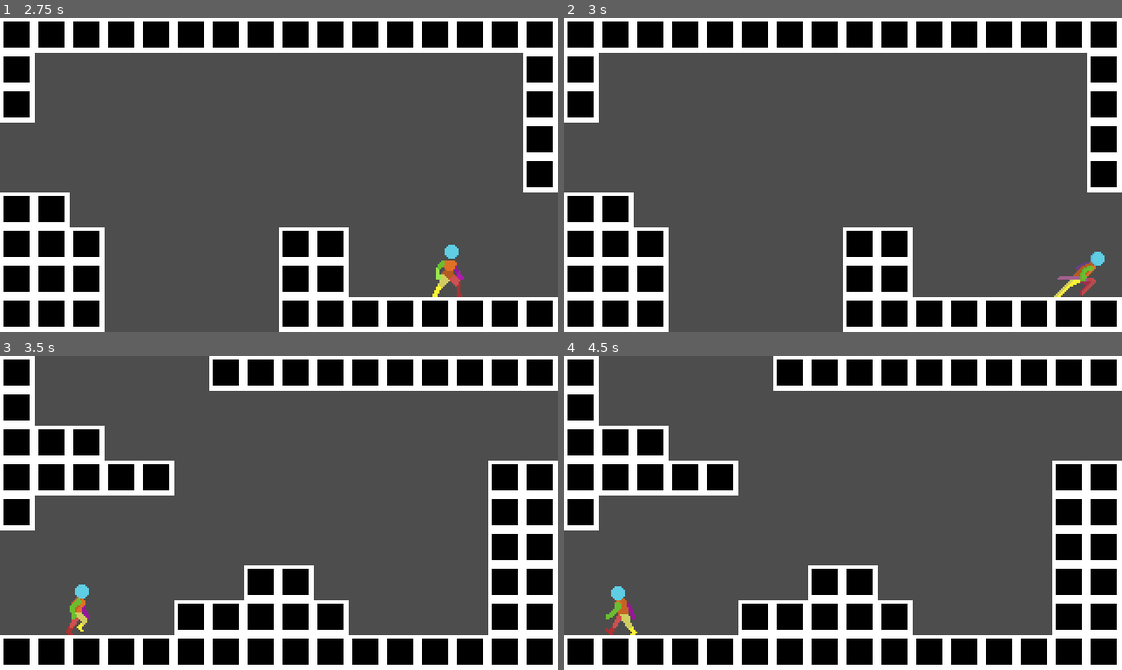
Above: before the commit, frames 1-4 (two rows, left to right).
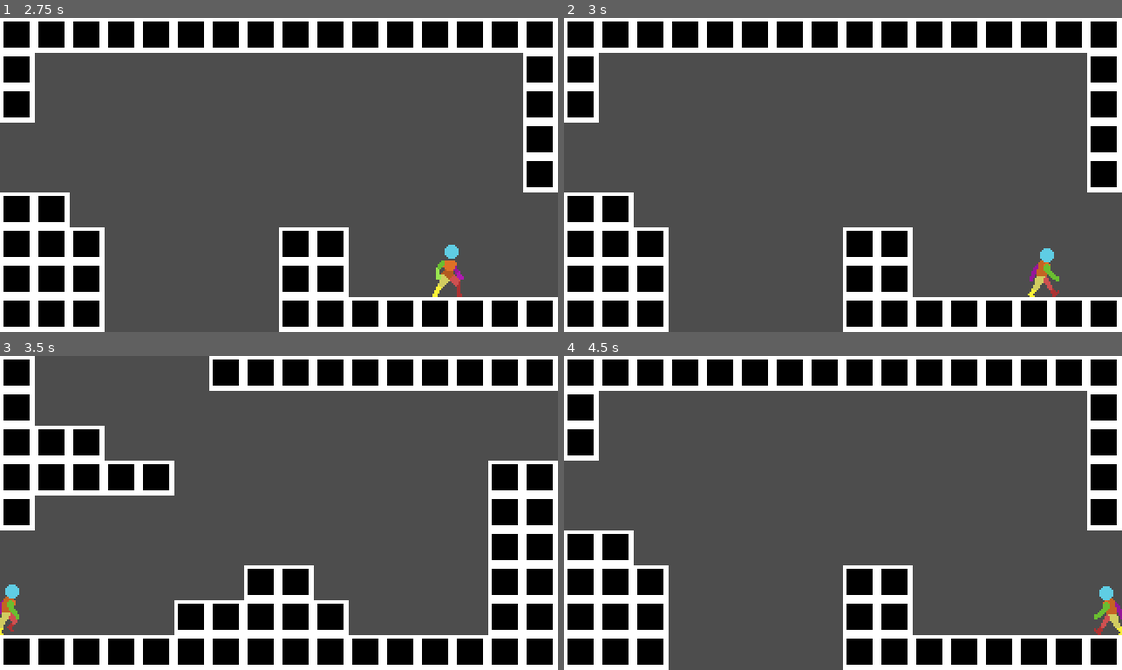
Above: after the commit, the same moments.

Repository: brian-holsters/mvm-30
Game: Godot game, scene res://game/menus/main_menu.tscn
Two runs of this game, one before a commit and one after it. Both use one fixed random seed, a clock stepped at 60 frames per second and the inputs below.
Inputs (mouse positions are in pixels of both pictures, inside the frame that each line leads up to):
- Up to frame 1 (2.75 s): click "Start Game" at 0.5 s; tap Enter at 1.25 s; move the mouse to (401, 159) at 1.27 s; hold D (walk_right) 1.28-2 s; tap W (interact) at 1.35 s; click (401, 159) at 1.42 s; tap Space (jump) at 1.52 s; drag from (167, 190) to (457, 240) at 2.02 s
- Up to frame 2 (3 s): move the mouse to (898, 105) at 2.77 s; hold D (walk_right) from 2.78 s (still down); tap Shift (run) at 2.85 s
- Up to frame 3 (3.5 s): keep holding D (walk_right); tap W (interact) at 3.05 s
- Up to frame 4 (4.5 s): release D (walk_right) at 3.5 s; drag from (815, 575) to (630, 578) at 3.52 s; move the mouse to (1010, 560) at 4.27 s; hold A (walk_left) from 4.28 s (still down); tap Z at 4.35 s

Frame 1 is identical in both runs. In frame 2, 0.8% of the frame differs, in the area x 83-97%, y 73-89%; in frame 3, 0.7%; in frame 4, 28%, in the area x 0-100%, y 0-100%.

Commit message:
added ability unlock

Diff:
--- a/game/entities/player/mvm30_player.gd
+++ b/game/entities/player/mvm30_player.gd
@@ -3,3 +3,8 @@
 
 func on_enter():
 	$Camera2D.reset_smoothing()
+
+func unlock_ability(ability_name: String):
+	var ability_state := state_machine.states[ability_name]
+	if ability_state:
+		ability_state.is_available = true
--- a/game/entities/player/player.tscn
+++ b/game/entities/player/player.tscn
@@ -336,6 +336,7 @@
 dynamic_data = Dictionary[String, ExtResource("7_4neg5")]({
 "speed_override": SubResource("Resource_onmye")
 })
+is_available = false
 metadata/_custom_type_script = "uid://dadlfrrf4y021"
 
 [node name="ToWallSlideR" type="Node" parent="StateMachine/Dash" index="0" node_paths=PackedStringArray("to_state")]
--- a/game/game.gd
+++ b/game/game.gd
@@ -7,11 +7,13 @@
 @export var camera: Camera2D
 
 const SaveManager = preload("res://addons/MetroidvaniaSystem/Template/Scripts/SaveManager.gd")
-const SAVE_PATH = "user://example_save_data.sav"
+const SAVE_PATH = "user://save_data.sav"
+const DEBUG_SAVE_PATH = "res://save_data.txt"
 
 static var save_manager: SaveManager = SaveManager.new()
 
 func _ready() -> void:
+	EventHub.flag_changed.connect(_on_flag_change)
 	# Basic MetSys initialization
 	MetSys.reset_state()
 	set_player(_player)
@@ -23,7 +25,7 @@
 	MetSys.set_save_data()
 	save_manager = SaveManager.new()
 	save_manager.store_game(self)
-	save_manager.save_as_binary(SAVE_PATH)
+	save()
 	# Initialize room when it changes.
 	room_loaded.connect(init_room, CONNECT_DEFERRED)
 	# Load the starting room.
@@ -32,8 +34,14 @@
 	if spawn_point:
 		player.global_position = spawn_point.global_position
 
+func save():
+	if OS.is_debug_build():
+		save_manager.save_as_text(DEBUG_SAVE_PATH)
+	else:
+		save_manager.save_as_binary(SAVE_PATH)
 
 func init_room():
+	save()
 	MetSys.get_current_room_instance().adjust_camera_limits(camera)
 	if "on_enter" in player:  # TODO: figure out if on_enter is needed.
 		player.on_enter()
@@ -41,3 +49,10 @@
 	# Initializes MetSys.get_current_coords(), so you can use it from the beginning.
 	if MetSys.last_player_position.x == Vector2i.MAX.x:
 		MetSys.set_player_position(player.position)
+
+func _on_flag_change(database, flag):
+	match [database, flag]:
+		["upgrades", _]:
+			player.unlock_ability(flag)
+		["flags", _]:
+			pass
--- /dev/null
+++ b/game/globals/event_hub.gd
@@ -0,0 +1,3 @@
+extends Node
+
+signal flag_changed(database, flag)
--- a/game/levels/iter_1/dash.tscn
+++ b/game/levels/iter_1/dash.tscn
@@ -1,10 +1,51 @@
-[gd_scene load_steps=3 format=4 uid="uid://qolcaba6uy0h"]
+[gd_scene load_steps=7 format=4 uid="uid://qolcaba6uy0h"]
 
 [ext_resource type="PackedScene" uid="uid://by13a22vxwdu1" path="res://game/levels/base_level.tscn" id="1_32alo"]
 [ext_resource type="TileSet" uid="uid://cacipb5cl5q47" path="res://assets/prototype/20.tres" id="2_32alo"]
+[ext_resource type="Script" uid="uid://bnktai1u2rqbo" path="res://game/scripts/flag_checker.gd" id="2_ssu21"]
+[ext_resource type="Script" uid="uid://ba0bmlonp2suh" path="res://game/entities/interactable/interaction_area.gd" id="3_xxsij"]
+[ext_resource type="Texture2D" uid="uid://cwfingupfv57v" path="res://icon.svg" id="4_ssu21"]
 
-[node name="PreBoss" instance=ExtResource("1_32alo")]
+[sub_resource type="RectangleShape2D" id="RectangleShape2D_rgfgg"]
 
-[node name="TileMapLayer" type="TileMapLayer" parent="." index="1"]
+[node name="Dash" instance=ExtResource("1_32alo")]
+
+[node name="FlagNode" type="Node2D" parent="." index="0"]
+script = ExtResource("2_ssu21")
+database = "upgrades"
+flag = "Dash"
+metadata/_custom_type_script = "uid://bnktai1u2rqbo"
+
+[node name="TileMapLayer" type="TileMapLayer" parent="." index="2"]
 tile_map_data = PackedByteArray("AAAPAAgAAAAAAAMAAAAPAAAAAAAAAAMAAAAPAAEAAAAAAAMAAAAPAAIAAAAAAAMAAAAPAAMAAAAAAAMAAAAPAA …(928 unchanged characters)…
 tile_set = ExtResource("2_32alo")
+
+[node name="UpgradePickup" type="Area2D" parent="." index="3"]
+position = Vector2(200, 90)
+collision_layer = 0
+collision_mask = 2
+script = ExtResource("3_xxsij")
+metadata/_edit_group_ = true
+
+[node name="Sprite2D" type="Sprite2D" parent="UpgradePickup" index="0"]
+position = Vector2(0, -10)
+scale = Vector2(0.156, 0.156)
+texture = ExtResource("4_ssu21")
+
+[node name="CollisionShape2D" type="CollisionShape2D" parent="UpgradePickup" index="1"]
+shape = SubResource("RectangleShape2D_rgfgg")
+
+[node name="InteractText" type="Label" parent="UpgradePickup" index="2"]
+visible = false
+offset_left = -32.0
+offset_top = -51.0
+offset_right = 29.0
+offset_bottom = -28.0
+text = "↑"
+horizontal_alignment = 1
+
+[connection signal="flag_checked" from="FlagNode" to="UpgradePickup" method="queue_free"]
+[connection signal="can_interact" from="UpgradePickup" to="UpgradePickup/InteractText" method="show"]
+[connection signal="cannot_interact" from="UpgradePickup" to="UpgradePickup/InteractText" method="hide"]
+[connection signal="interact" from="UpgradePickup" to="UpgradePickup" method="queue_free" unbinds=1]
+[connection signal="interact" from="UpgradePickup" to="FlagNode" method="set_flag" unbinds=1]
--- a/game/scripts/flag_checker.gd
+++ b/game/scripts/flag_checker.gd
@@ -3,17 +3,25 @@
 
 signal flag_checked
 signal flag_unchecked
+@export var database: String = "flags"
 @export var flag: String
 
 # Called when the node enters the scene tree for the first time.
 func _ready() -> void:
-	if Game.save_manager.get_value(flag, false) == true:
+	var flags = Game.save_manager.get_value(database, {})
+	if flags.get(flag, false) == true:
 		flag_checked.emit()
 	else:
 		flag_unchecked.emit()
 
 func set_flag():
-	Game.save_manager.set_value(flag, true)
+	var flags = Game.save_manager.get_value(database, {})
+	flags[flag] = true
+	Game.save_manager.set_value(database, flags)
+	EventHub.flag_changed.emit(database, flag)
 
 func unset_flag():
-	Game.save_manager.set_value(flag, false)
+	var flags = Game.save_manager.get_value(database, {})
+	flags[flag] = false
+	Game.save_manager.set_value(database, flags)
+	EventHub.flag_changed.emit(database, flag)
--- a/project.godot
+++ b/project.godot
@@ -18,6 +18,7 @@
 [autoload]
 
 MetSys="*res://addons/MetroidvaniaSystem/Nodes/Singleton.tscn"
+EventHub="*res://game/globals/event_hub.gd"
 
 [display]
 
Not shown, added: game/globals/event_hub.gd.uid
Not shown, changed: .gitignore
